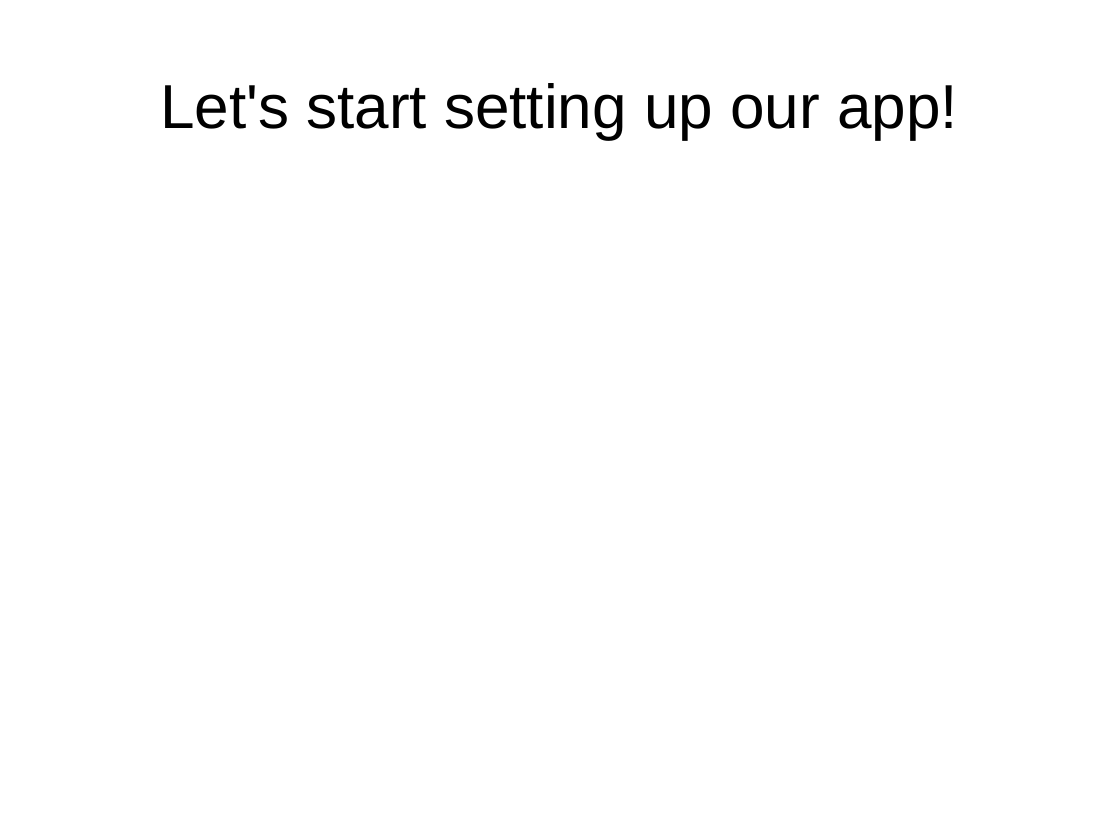
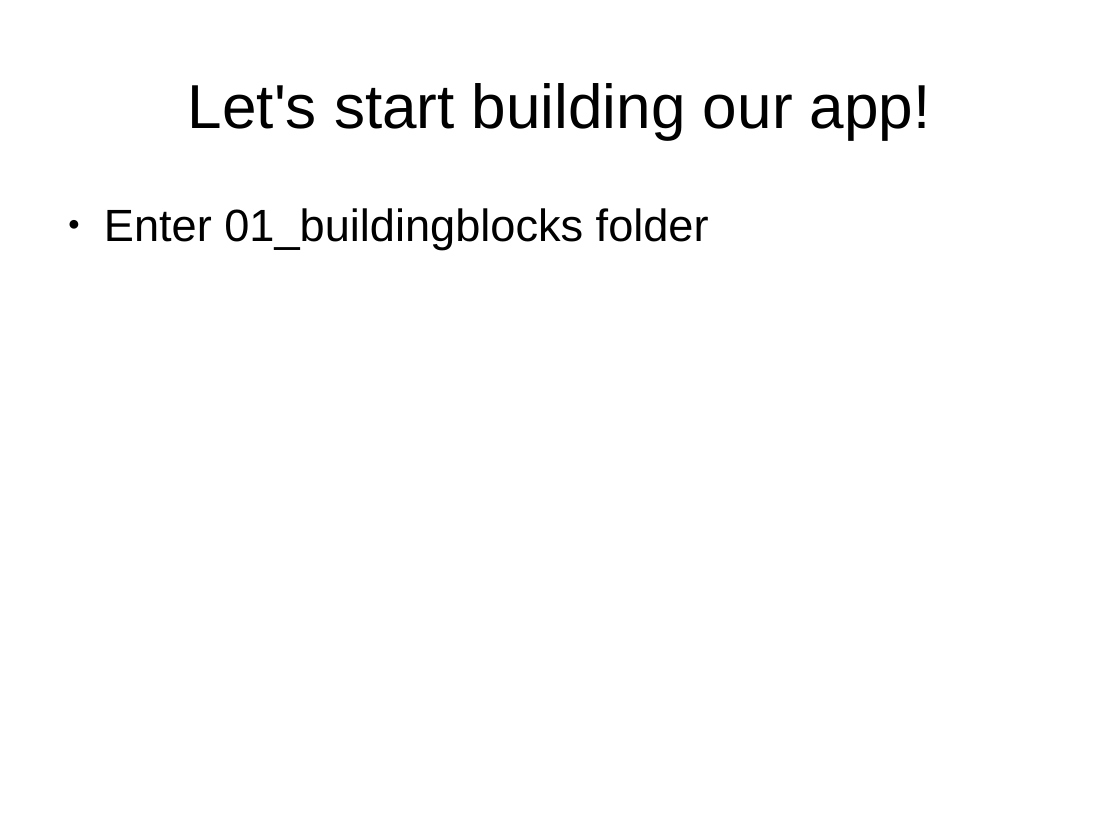
Before and after one commit to adasilva/intro_kivy, a slide deck: slide 7 of intro_kivy.odp. Drawn at 1120x840 pixels with LibreOffice and Linux fonts; fonts in the diff are those of the drawing. Boxes give left, top, right and bottom in pixels: in the first picture for what was removed or moved away, otherwise in the second. Text is boxed around its words. In the diff, an @@ line names an element or a change of style, - is before the commit and + after.

Commit message:
finished 01_buildingblocks, including slides in main presentation

```diff
--- a/intro_kivy.odp
+++ b/intro_kivy.odp
@@ title at [188, 83, 931, 139]: text changed @@
-Let's start setting up our app!
+Let's start building our app!
@@ text added at [104, 208, 709, 250], 32 pt, text #000000 @@
+● Enter 01_buildingblocks folder
```
Also in this commit, not shown: 3 other slides changed, 8 slides added, 1 other file.
